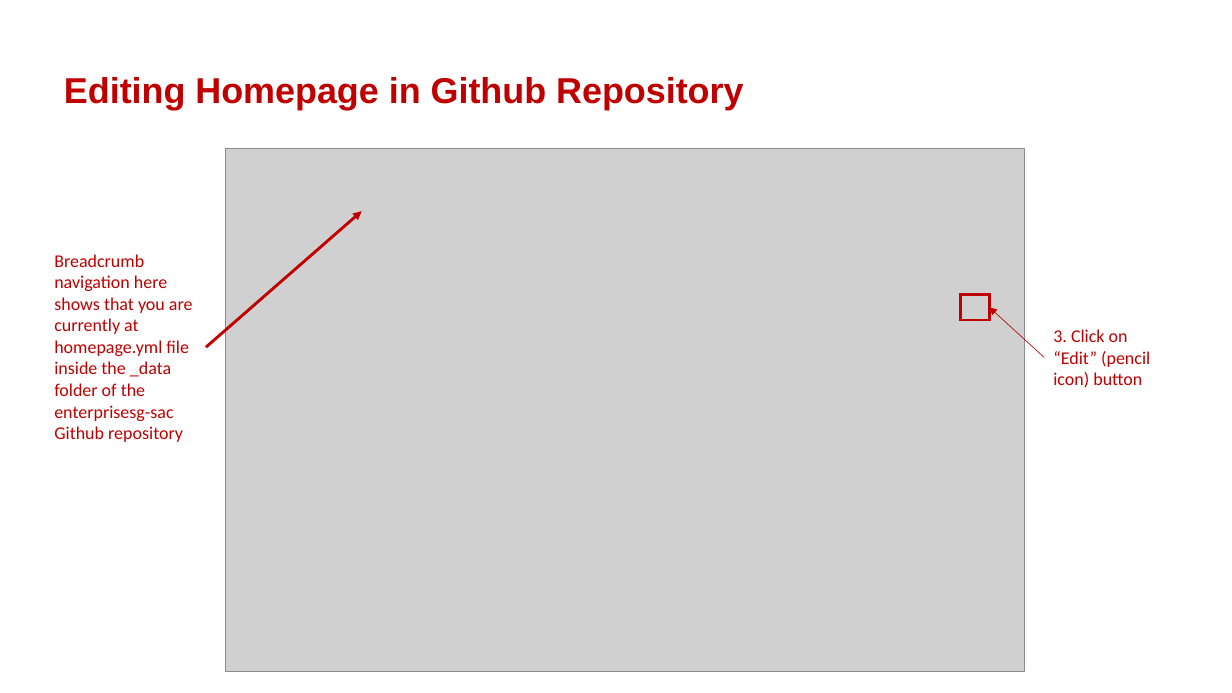
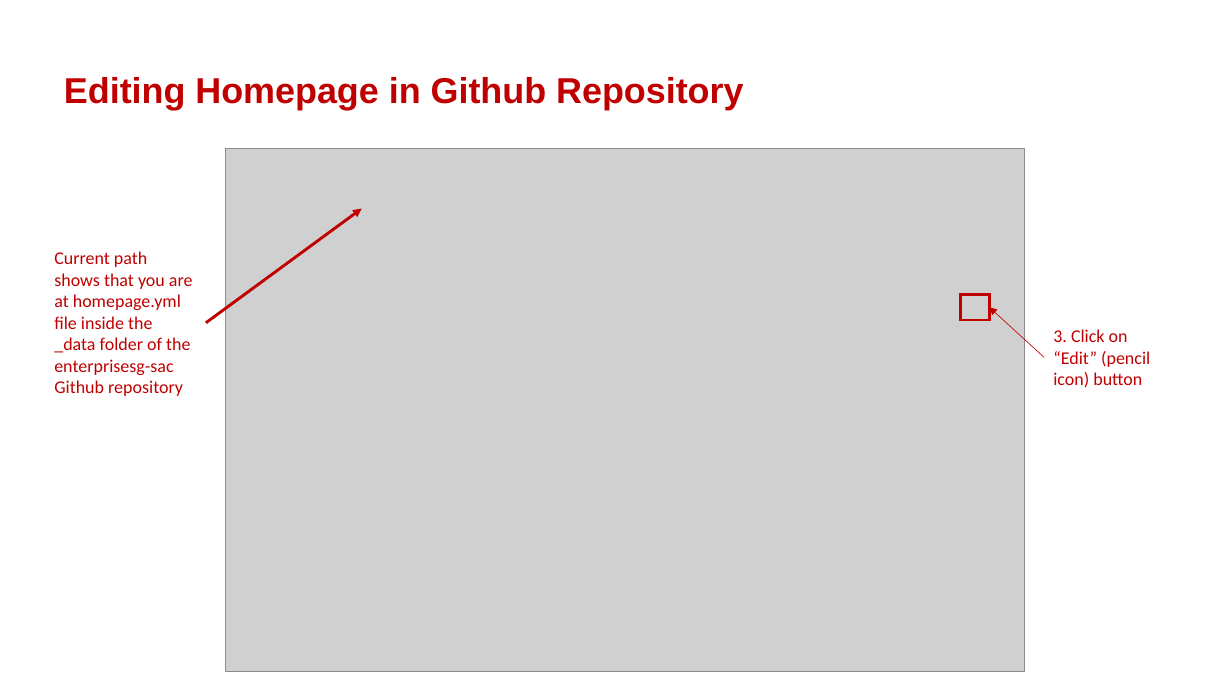
Before and after one commit to isomerpages/enterprisesg-sac-old, a slide deck: slide 7 of files/admin-guide/SAC-admin-guide-edit-homepage.pptx. Drawn at 1232x693 pixels with LibreOffice and Linux fonts; fonts in the diff are those of the drawing; grey boxes stand for pictures; background and template pictures are left out. Boxes give left, top, right and bottom in pixels: in the first picture for what was removed or moved away, otherwise in the second. Text is boxed around its words. In the diff, an @@ line names an element or a change of style, - is before the commit and + after.

```diff
--- a/files/admin-guide/SAC-admin-guide-edit-homepage.pptx
+++ b/files/admin-guide/SAC-admin-guide-edit-homepage.pptx
@@ arrow moved from (206, 348) - (361, 212) to (206, 323) - (361, 209) @@
@@ text at (54,251,193,396): text changed @@
-Breadcrumb navigation here shows that you are currently at homepage.yml file inside the _data folder of the enterprisesg-sac Github repository
+Current path shows that you are at homepage.yml file inside the _data folder of the enterprisesg-sac Github repository
```
Also in this commit, not shown: 5 other slides changed, 4 other files.
